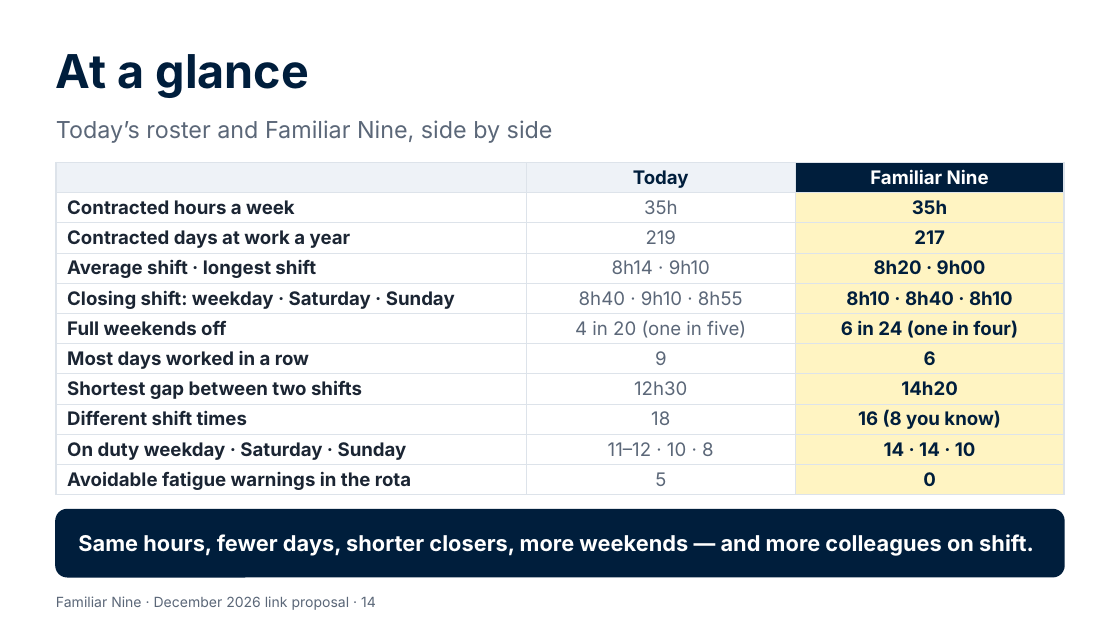
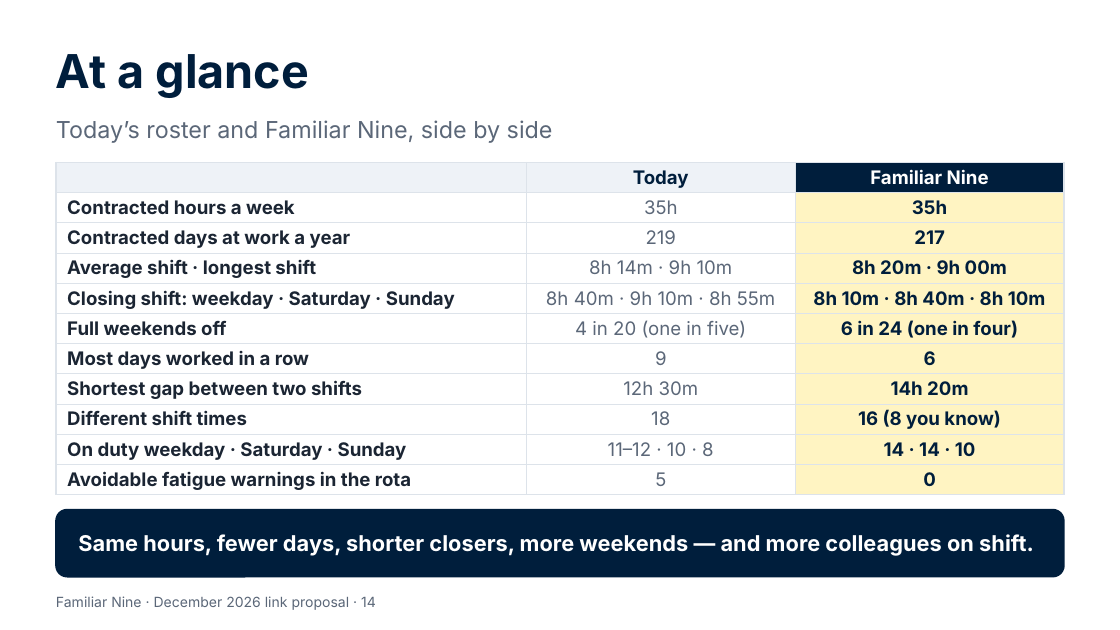
Before and after one commit to Garethdavidmiller/roster-app, a slide deck: slide 14 of docs/proposals/presentations/Familiar-Nine-for-colleagues.pptx. Drawn at 1120x630 pixels with LibreOffice and Linux fonts; fonts in the diff are those of the drawing. Boxes give left, top, right and bottom in pixels: in the first picture for what was removed or moved away, otherwise in the second. Text is boxed around its words. In the diff, an @@ line names an element or a change of style, - is before the commit and + after.

```diff
--- a/docs/proposals/presentations/Familiar-Nine-for-colleagues.pptx
+++ b/docs/proposals/presentations/Familiar-Nine-for-colleagues.pptx
@@ table at <box>56,162,1064,494</box> @@
-row 4, column 2: 8h14 · 9h10
+row 4, column 2: 8h 14m · 9h 10m
-row 4, column 3: 8h20 · 9h00
+row 4, column 3: 8h 20m · 9h 00m
-row 5, column 2: 8h40 · 9h10 · 8h55
+row 5, column 2: 8h 40m · 9h 10m · 8h 55m
-row 5, column 3: 8h10 · 8h40 · 8h10
+row 5, column 3: 8h 10m · 8h 40m · 8h 10m
-row 8, column 2: 12h30
+row 8, column 2: 12h 30m
-row 8, column 3: 14h20
+row 8, column 3: 14h 20m
```
Also in this commit, not shown: 4 other slides changed, 18 other files.
